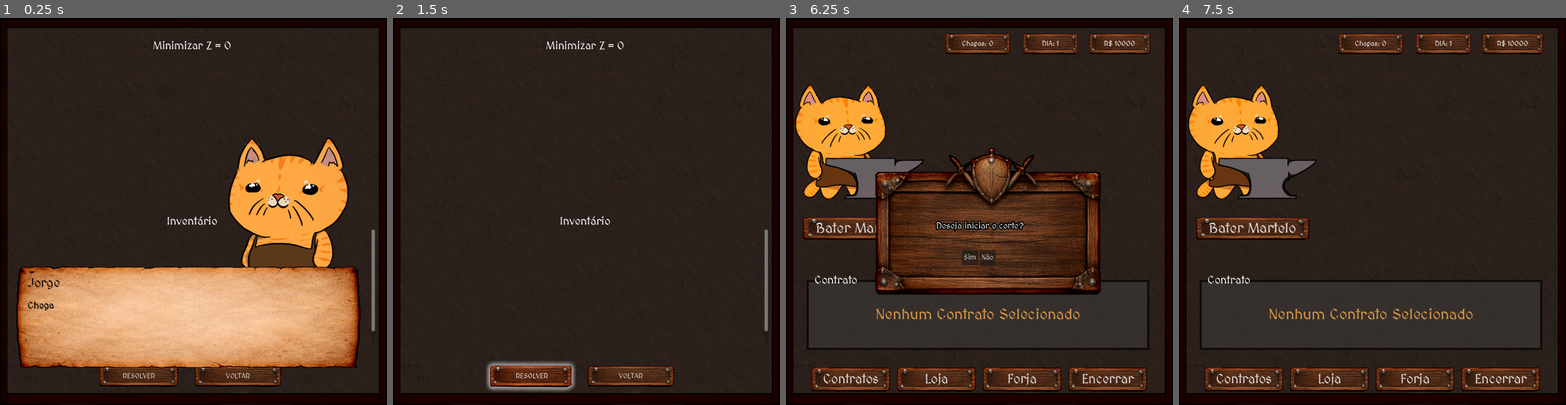
Above: before the commit, frames 1-4 (left to right).
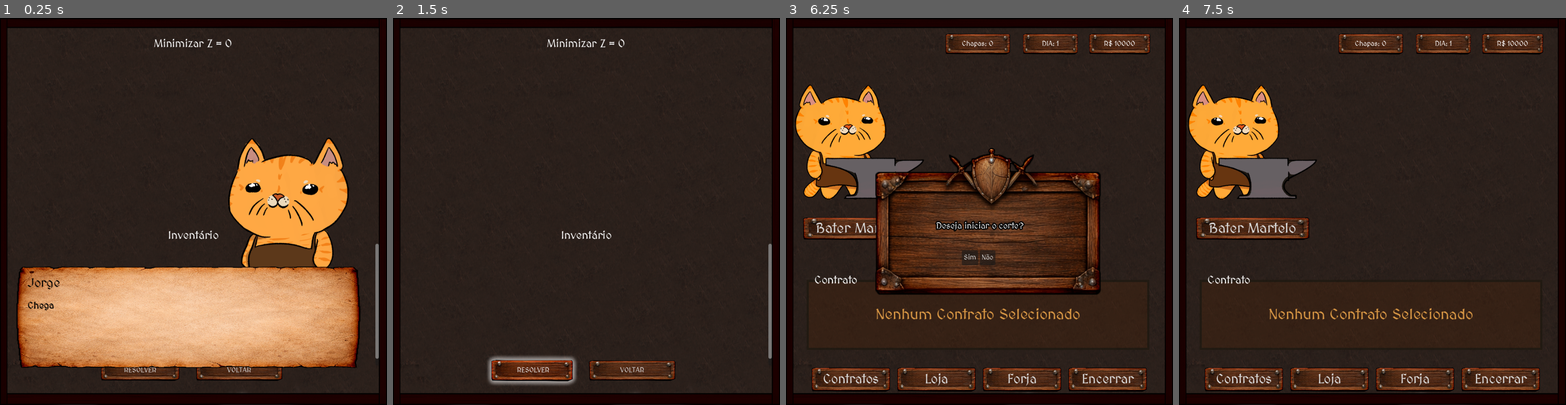
Above: after the commit, the same moments.

Repository: VitaumOS/Jogo_IC-Godot
Game: Godot game, scene res://scene/ModelagemMatematica.tscn
The game is run twice, just before and just after one commit, with the same random seed, the same clock (stepped at 60 frames per second) and the same inputs. This scene is started directly instead of the project's main scene.
Inputs (mouse positions are in pixels of both pictures, inside the frame that each line leads up to):
- Up to frame 1 (0.25 s): no input
- Up to frame 2 (1.5 s): tap Enter (ui_accept) at 0.5, 0.77 s; move the mouse to (671, 192) at 0.52 s; click (671, 192) at 0.67 s; click "RESOLVER" at 1.25 s
- Up to frame 3 (6.25 s): click "VOLTAR" at 2 s; tap Enter (ui_accept) at 2.75, 3.02, 3.5, 4.25, 4.52, 5, 5.27, 6.02 s; move the mouse to (902, 230) at 2.77 s; click (902, 230) at 2.92 s; move the mouse to (1018, 126) at 3.52 s; click (1018, 126) at 3.67 s; move the mouse to (960, 288) at 4.27 s; click (960, 288) at 4.42 s; move the mouse to (1095, 269) at 5.02 s; click (1095, 269) at 5.17 s; tap O at 5.75 s; move the mouse to (863, 153) at 5.77 s; click (863, 153) at 5.92 s
- Up to frame 4 (7.5 s): click "Sim" at 6.5 s; click "OK" at 7.25 s

The runs differ from the first frame. In frame 1, 2.4% of the frame differs, in the area x 25-98%, y 5-96%; in frame 2, 3.8%, in the area x 24-98%, y 5-97%; in frame 3, less than 0.1%; in frame 4, less than 0.1%.

Commit message:
Atualizações de UI e arrumando pontos de foco

Diff:
--- a/data_json/dialogos.json
+++ b/data_json/dialogos.json
@@ -67,7 +67,7 @@
       "retrato": "res://Sprite/gatinhos/NekoJorge.png",
       "texto": "Quando quiser escolher um contrato, clique no botão 'aceitar contrato' para ele ser enviado a sua ferraria!",
       "coordenada": [450, 330],
-      "foco_pos": [450, 250],
+      "foco_pos": [450, 270],
       "foco_tamanho": [800, 80]
     }
   ],
@@ -239,8 +239,8 @@
       "texto": "Isso que você tá vendo aqui é uma modelagem matemática pro problema do corte. ",
       "retrato": "res://Sprite/gatinhos/Ferreiro.png",
       "coordenada": [450, 300],
-      "foco_pos": [300, 50],
-      "foco_tamanho": [500, 300]
+      "foco_pos": [450, 80],
+      "foco_tamanho": [500, 250]
     },
 
     {
@@ -248,17 +248,17 @@
       "texto": "A parte de cima te fala que queremos o menor valor possível de cortes.",
       "retrato": "res://Sprite/gatinhos/Ferreiro.png",
       "coordenada": [450, 300],
-      "foco_pos": [300, 50],
-      "foco_tamanho": [500, 300]
-    },
-
-		{
-      "nome": "Mestre Gato",
-      "texto": "A parte debaixo te fala as restrições do problem, até porque se quisessemos o mínimo mesmo, era só colocar 0 para todos os cortes (risada)",
+      "foco_pos": [450, 80],
+      "foco_tamanho": [500, 250]
+    },
+
+		{
+      "nome": "Mestre Gato",
+      "texto": "A parte debaixo te fala as restrições do problema, até porque se quisessemos o mínimo mesmo, era só colocar 0 para todos os cortes (risada)",
       "retrato": "res://Sprite/gatinhos/Ferreiro.png",
       "coordenada": [450, 300],
-      "foco_pos": [300, 50],
-      "foco_tamanho": [500, 300]
+      "foco_pos": [450, 80],
+      "foco_tamanho": [500, 250]
     },
 
 		{
@@ -289,5 +289,24 @@
       "texto": "Finalmente tá mais tranquilo de resolver os contratos! Eles ficam mais complexos, mas esse algoritmo resolve tudo!",
       "retrato": "res://Sprite/gatinhos/NekoJorge.png"
     }
+  ],
+
+
+  "dia_final":[
+    {
+			"nome": "Mestre Gato",
+			"texto": "Jorge! Voltei da minha jornada pelos reinos distantes. Como estão os negócios?",
+			"retrato": "res://Sprite/gatinhos/Ferreiro.png"
+		},
+		{
+			"nome": "Jorge",
+			"texto": "Miau! Mestre! Foi uma semana intensa... usei matemática pesada e cortes precisos para manter tudo em ordem!",
+			"retrato": "res://Sprite/gatinhos/NekoJorge.png"
+		},
+		{
+			"nome": "Mestre Gato",
+			"texto": "Estou impressionado. Vejo que o saldo está positivo e os contratos foram cumpridos. Você provou ser um verdadeiro mestre da otimização!",
+			"retrato": "res://Sprite/gatinhos/Ferreiro.png"
+		}
   ]
 }
--- a/data_json/padroes.json
+++ b/data_json/padroes.json
@@ -31,12 +31,11 @@
 
     { "dia": 5, "nome": "Linha de Lanças Real", "composicao": [0, 0, 0, 0, 0, 2], "preco": 350 },
     { "dia": 5, "nome": "Mix de Linha de Frente", "composicao": [2, 1, 1, 1, 1, 0], "preco": 400 },
-    { "dia": 5, "nome": "Engenharia Suprema", "composicao": [1, 0, 1, 1, 1, 1], "preco": 450 },
-    { "dia": 5, "nome": "Otimização de Lanças G", "composicao": [1, 1, 1, 0, 0, 2], "preco": 420 },
-    { "dia": 5, "nome": "Arsenal de Arcos Otimizado", "composicao": [3, 0, 0, 1, 2, 0], "preco": 380 },
+    { "dia": 5, "nome": "Engenharia Suprema", "composicao": [1, 0, 1, 1, 0, 1], "preco": 450 },
+    { "dia": 5, "nome": "Otimização de Lanças G", "composicao": [1, 1, 1, 0, 0, 1], "preco": 420 },
+    { "dia": 5, "nome": "Arsenal de Arcos Otimizado", "composicao": [1, 0, 0, 1, 2, 0], "preco": 380 },
     { "dia": 5, "nome": "Par de Lanças Puro", "composicao": [0, 0, 0, 0, 0, 2], "preco": 300 },
     { "dia": 5, "nome": "Forja Rápida de Elite", "composicao": [0, 1, 2, 1, 1, 0], "preco": 370 },
-    { "dia": 5, "nome": "Super Lote de Adagas", "composicao": [9, 0, 0, 0, 0, 0], "preco": 200 },
 
     { "dia": 6, "nome": "Padrão de Emergência Ineficiente", "composicao": [1, 0, 0, 0, 1, 0], "preco": 100 }
   ]
--- a/pulp_solution.json
+++ b/pulp_solution.json
@@ -1,8 +1,10 @@
 {
     "status": "Optimal",
-    "chapas_usadas": 2,
+    "chapas_usadas": 6,
     "plano_corte": {
-        "Padrao_2": 1,
-        "Padrao_3": 1
+        "Padrao_1": 1,
+        "Padrao_2": 2,
+        "Padrao_4": 1,
+        "Padrao_5": 2
     }
 }
--- a/resolve_modelagem.json
+++ b/resolve_modelagem.json
@@ -1 +1 @@
-{"status": "Optimal", "solucao": [8, 1, 0, 0, 0, 0, 0, 0, 0, 3]}
+{"status": "Optimal", "solucao": [0, 1, 1, 1, 1, 0, 2, 1, 2, 0, 1, 1, 0, 0]}
--- a/scene/Cena_1.tscn
+++ b/scene/Cena_1.tscn
@@ -60,12 +60,11 @@
 offset_bottom = 396.0
 
 [node name="ScrollContainer" type="ScrollContainer" parent="UI/Controle_Corpo" unique_id=223529208]
-custom_minimum_size = Vector2(538, 500.06)
-custom_maximum_size = Vector2(538, 500.06)
+custom_maximum_size = Vector2(787.295, 500.06)
 layout_mode = 0
 offset_left = 262.0
 offset_top = 1.0
-offset_right = 812.0
+offset_right = 800.0
 offset_bottom = 501.06
 
 [node name="PadraoCorteSalvo" type="HBoxContainer" parent="UI/Controle_Corpo/ScrollContainer" unique_id=1545570322]
--- a/scene/Cena_Loja.tscn
+++ b/scene/Cena_Loja.tscn
@@ -27,15 +27,15 @@
 
 [node name="LabelFeedback" type="Label" parent="UI" unique_id=1725209788]
 layout_mode = 0
-offset_left = 312.0
-offset_top = 768.0
-offset_right = 548.0
-offset_bottom = 807.0
+offset_left = 1.0
+offset_top = 716.0
+offset_right = 900.0
+offset_bottom = 740.0
 horizontal_alignment = 1
 
 [node name="ScrollContainer" type="ScrollContainer" parent="UI" unique_id=1154573931]
 layout_mode = 1
-offset_left = 75.0
+offset_left = 61.0
 offset_top = 95.0
 offset_right = 845.0
 offset_bottom = 708.0
@@ -57,10 +57,10 @@
 anchor_top = 0.5
 anchor_right = 0.5
 anchor_bottom = 0.5
-offset_left = 314.0
-offset_top = 721.0
-offset_right = 550.0
-offset_bottom = 782.0
+offset_left = 324.0
+offset_top = 742.0
+offset_right = 560.0
+offset_bottom = 803.0
 grow_horizontal = 2
 grow_vertical = 2
 theme_override_styles/normal = ExtResource("3_mypxv")
--- a/scene/ModelagemMatematica.tscn
+++ b/scene/ModelagemMatematica.tscn
@@ -3,6 +3,7 @@
 [ext_resource type="Script" uid="uid://c02wodmxxy1a7" path="res://script/ModelagemMatematica.gd" id="1_k2b62"]
 [ext_resource type="Texture2D" uid="uid://cx1kycxphclcy" path="res://images/background.png" id="2_dxiy0"]
 [ext_resource type="StyleBox" uid="uid://dki2hhovuf137" path="res://modelos/modelo_botao1.tres" id="3_iqu4r"]
+[ext_resource type="PackedScene" uid="uid://ceqrctdai7pi2" path="res://scene/aux_scene/restricao.tscn" id="3_ojco2"]
 [ext_resource type="StyleBox" uid="uid://dc0o6didq7a0q" path="res://modelos/modelo_botao_brilha.tres" id="4_0v088"]
 [ext_resource type="PackedScene" uid="uid://dnci0t7lpn3u5" path="res://scene/aux_scene/SistemaDialogo.tscn" id="5_0v088"]
 
@@ -20,25 +21,27 @@
 
 [node name="MainMargin" type="Control" parent="." unique_id=697386958]
 anchors_preset = 0
-offset_left = 11.0
-offset_top = 11.0
-offset_right = 888.0
+offset_left = 14.0
+offset_top = 9.0
+offset_right = 883.0
 offset_bottom = 873.0
 
 [node name="LayoutPrincipal" type="VBoxContainer" parent="MainMargin" unique_id=1744733661]
 layout_mode = 0
-offset_left = 11.0
-offset_top = 13.0
-offset_right = 861.0
-offset_bottom = 847.0
+offset_left = 4.0
+offset_top = 14.0
+offset_right = 867.0
+offset_bottom = 863.0
 
 [node name="PainelEsquerdo" type="VBoxContainer" parent="MainMargin/LayoutPrincipal" unique_id=15311472]
 layout_mode = 2
+theme_override_constants/separation = -4
 
 [node name="PainelFuncao" type="HBoxContainer" parent="MainMargin/LayoutPrincipal/PainelEsquerdo" unique_id=347437643]
-custom_minimum_size = Vector2(0, 83.68)
+custom_minimum_size = Vector2(0, 76)
+custom_maximum_size = Vector2(-1, 76)
 layout_mode = 2
-theme_override_constants/separation = 7
+theme_override_constants/separation = 9
 alignment = 1
 
 [node name="FuncaoObjetivo" type="Label" parent="MainMargin/LayoutPrincipal/PainelEsquerdo/PainelFuncao" unique_id=587102331]
@@ -49,13 +52,18 @@
 vertical_alignment = 1
 
 [node name="ContainerRestricoes" type="VBoxContainer" parent="MainMargin/LayoutPrincipal/PainelEsquerdo" unique_id=866054742]
-custom_minimum_size = Vector2(850, 341.255)
+custom_minimum_size = Vector2(850, 392)
+custom_maximum_size = Vector2(-1, 392)
 layout_mode = 2
-theme_override_constants/separation = -13
+theme_override_constants/separation = -25
+
+[node name="Restricao" parent="MainMargin/LayoutPrincipal/PainelEsquerdo/ContainerRestricoes" unique_id=1322664123 instance=ExtResource("3_ojco2")]
+visible = false
+layout_mode = 2
 
 [node name="PainelDireito" type="VBoxContainer" parent="MainMargin/LayoutPrincipal" unique_id=1305794751]
-custom_minimum_size = Vector2(0, 300)
-custom_maximum_size = Vector2(-1, 300)
+custom_minimum_size = Vector2(0, 340)
+custom_maximum_size = Vector2(-1, 317)
 layout_mode = 2
 
 [node name="TituloInventario" type="Label" parent="MainMargin/LayoutPrincipal/PainelDireito" unique_id=1285108412]
@@ -65,18 +73,17 @@
 horizontal_alignment = 1
 
 [node name="ScrollPadroes" type="ScrollContainer" parent="MainMargin/LayoutPrincipal/PainelDireito" unique_id=286250799]
-custom_minimum_size = Vector2(300, 300)
+custom_minimum_size = Vector2(300, 315.79)
 layout_mode = 2
 
 [node name="ContainerPadroesSelecao" type="VBoxContainer" parent="MainMargin/LayoutPrincipal/PainelDireito/ScrollPadroes" unique_id=735313933]
-custom_minimum_size = Vector2(800, 300)
-layout_mode = 2
-
-[node name="Spacer" type="Control" parent="MainMargin/LayoutPrincipal" unique_id=1002267743]
-custom_minimum_size = Vector2(0, 57.635)
+custom_minimum_size = Vector2(840, 300)
+custom_maximum_size = Vector2(840, -1)
 layout_mode = 2
 
 [node name="Botoes" type="HBoxContainer" parent="MainMargin/LayoutPrincipal" unique_id=1170674162]
+custom_minimum_size = Vector2(0, 16)
+custom_maximum_size = Vector2(-1, 16)
 layout_mode = 2
 alignment = 1
 
@@ -106,8 +113,8 @@
 
 [node name="ResultadoCortesLabel" type="Label" parent="." unique_id=959085558]
 layout_mode = 0
-offset_left = 615.0
-offset_top = 506.0
+offset_left = 648.0
+offset_top = 572.0
 offset_right = 877.0
 offset_bottom = 792.0
 horizontal_alignment = 1
--- a/scene/TreinoModelagem.tscn
+++ b/scene/TreinoModelagem.tscn
@@ -55,13 +55,15 @@
 visible = false
 layout_mode = 2
 
-[node name="ScrollRestricoes" type="ScrollContainer" parent="MainMargin/LayoutPrincipal/PainelEsquerdo" unique_id=1281827232]
+[node name="ScrollRestricoes" type="Control" parent="MainMargin/LayoutPrincipal/PainelEsquerdo" unique_id=2073009810]
 custom_minimum_size = Vector2(850, 312.62)
 layout_mode = 2
 
 [node name="ContainerRestricoes" type="VBoxContainer" parent="MainMargin/LayoutPrincipal/PainelEsquerdo/ScrollRestricoes" unique_id=1681862503]
 custom_minimum_size = Vector2(850, 249.61)
-layout_mode = 2
+layout_mode = 0
+offset_right = 850.0
+offset_bottom = 249.61
 theme_override_constants/separation = 9
 
 [node name="Restricao" parent="MainMargin/LayoutPrincipal/PainelEsquerdo/ScrollRestricoes/ContainerRestricoes" unique_id=1322664123 instance=ExtResource("3_jntv4")]
--- a/scene/aux_scene/contrato_visualizacao.tscn
+++ b/scene/aux_scene/contrato_visualizacao.tscn
@@ -3,12 +3,12 @@
 [ext_resource type="Script" uid="uid://c2y50kcdi0qys" path="res://script/contrato_visualizacao.gd" id="1_48txe"]
 
 [sub_resource type="StyleBoxFlat" id="StyleBoxFlat_48txe"]
-bg_color = Color(0.2665752, 0.26657522, 0.26657507, 0.6862745)
+bg_color = Color(0.30748522, 0.1428257, 0.03876, 0.48800004)
 border_width_left = 5
 border_width_top = 5
 border_width_right = 5
 border_width_bottom = 5
-border_color = Color(0, 0, 0, 1)
+border_color = Color(0.11058112, 0.08933445, 0.05259882, 1)
 
 [node name="Contrato_visualizacao" type="Node2D" unique_id=1164244224]
 script = ExtResource("1_48txe")
@@ -31,9 +31,9 @@
 
 [node name="VBoxContainer" type="VBoxContainer" parent="." unique_id=185369305]
 offset_left = 61.0
-offset_top = 79.0
+offset_top = 62.0
 offset_right = 825.0
-offset_bottom = 207.0
+offset_bottom = 227.0
 alignment = 2
 
 [node name="ContainerChapa" type="HFlowContainer" parent="VBoxContainer" unique_id=360629877]
--- a/scene/aux_scene/miniatura_modelo_chapa.tscn
+++ b/scene/aux_scene/miniatura_modelo_chapa.tscn
@@ -14,17 +14,17 @@
 offset_bottom = -10.9
 
 [node name="Sprite" type="Sprite2D" parent="." unique_id=1691938254]
-position = Vector2(13, 40)
-scale = Vector2(0.21387832, 0.18421052)
+position = Vector2(16.5625, 43.5)
+scale = Vector2(0.18678707, 0.16578947)
 texture = ExtResource("1_fw3ul")
 
 [node name="Numero" type="Label" parent="." unique_id=372807820]
 layout_mode = 1
 anchors_preset = -1
-offset_left = 4.0
-offset_top = 43.0
-offset_right = 44.0
-offset_bottom = 67.0
+offset_left = 7.0
+offset_top = 48.0
+offset_right = 47.0
+offset_bottom = 72.0
 theme_override_font_sizes/font_size = 18
 text = "N"
 horizontal_alignment = 1
--- a/scene/aux_scene/restricao.tscn
+++ b/scene/aux_scene/restricao.tscn
@@ -5,29 +5,28 @@
 [ext_resource type="Texture2D" uid="uid://b210afj78xvug" path="res://images/maior_ou_igual.png" id="2_xblx3"]
 
 [node name="Restricao" type="HBoxContainer" unique_id=1322664123]
-custom_minimum_size = Vector2(32.78, 20.99)
-offset_left = 9.0
-offset_top = 5.0
-offset_right = 481.0
-offset_bottom = 91.0
+custom_minimum_size = Vector2(900, 85)
+custom_maximum_size = Vector2(900, 85)
+offset_right = 900.0
+offset_bottom = 85.0
+theme_override_constants/separation = 4
 alignment = 1
 
 [node name="Control" type="Control" parent="." unique_id=1480718807]
 layout_mode = 2
 
 [node name="Peca" type="TextureRect" parent="Control" unique_id=1480584354]
-custom_minimum_size = Vector2(60, 60)
 layout_mode = 1
 anchors_preset = -1
 anchor_top = 0.397
 anchor_bottom = 0.5
-offset_left = -41.0
-offset_top = -20.715
-offset_right = 28.320473
-offset_bottom = 31.069275
+offset_left = -58.134247
+offset_top = 3.1140556
+offset_right = 12.177734
+offset_bottom = 32.672745
 rotation = -0.2617994
 texture = ExtResource("1_y6s4v")
-expand_mode = 1
+expand_mode = 2
 
 [node name="spacer" type="Control" parent="." unique_id=211413365]
 custom_minimum_size = Vector2(26.52, 0)
@@ -35,7 +34,7 @@
 
 [node name="Label" type="Label" parent="." unique_id=1890195571]
 layout_mode = 2
-theme_override_font_sizes/font_size = 26
+theme_override_font_sizes/font_size = 20
 text = ":"
 
 [node name="Restricao" type="HBoxContainer" parent="." unique_id=2021102660]
@@ -63,7 +62,7 @@
 [node name="demanda" type="Label" parent="." unique_id=1975933134]
 modulate = Color(1, 0.9063318, 0.58383155, 1)
 layout_mode = 2
-theme_override_font_sizes/font_size = 26
+theme_override_font_sizes/font_size = 20
 text = "22"
 horizontal_alignment = 1
 vertical_alignment = 1
--- a/scene/aux_scene/termo_restricao.tscn
+++ b/scene/aux_scene/termo_restricao.tscn
@@ -7,13 +7,13 @@
 offset_top = 11.0
 offset_right = 32.0
 offset_bottom = 97.0
-theme_override_constants/separation = 13
+theme_override_constants/separation = 6
 alignment = 1
 
 [node name="Qtd" type="Label" parent="." unique_id=215772531]
 custom_minimum_size = Vector2(0, 85.65)
 layout_mode = 2
-theme_override_font_sizes/font_size = 26
+theme_override_font_sizes/font_size = 20
 text = "5"
 horizontal_alignment = 1
 vertical_alignment = 1
--- a/script/Forja_Ritmo.gd
+++ b/script/Forja_Ritmo.gd
@@ -24,15 +24,11 @@
 	total_pecas = lista_nomes.size()
 	_atualiza_contador()
 
-	if total_pecas == 0:
-		get_tree().change_scene_to_file("res://scene/Cena_1.tscn")
-		return
-
 	modo_duas_esteiras = total_pecas > 30
 	_configurar_dificuldade()
 
 	# Duplica o fundo da esteira caso o modo duplo esteja ativo
-	if modo_duas_esteiras and esteira:
+	if modo_duas_esteiras:
 		_duplicar_esteira_fundo()
 
 	_inicializar_esteiras(lista_nomes)
@@ -44,8 +40,9 @@
 func _duplicar_esteira_fundo():
 	var nova_esteira = esteira.duplicate()
 	nova_esteira.position.y += OFFSET_Y_SEGUNDA_ESTEIRA
-	# Adiciona na mesma árvore de nós, logo abaixo da esteira original
-	esteira.get_parent().add_child(nova_esteira)
+	var pai = esteira.get_parent()
+	pai.add_child(nova_esteira)
+	pai.move_child(nova_esteira, esteira.get_index() + 1)
 
 func _inicializar_esteiras(lista_nomes: Array):
 	var arma_posy = $ArmasContainer/PecaRitmo.position
--- a/script/ModelagemMatematica.gd
+++ b/script/ModelagemMatematica.gd
@@ -10,8 +10,6 @@
 @onready var container_restricoes = $MainMargin/LayoutPrincipal/PainelEsquerdo/ContainerRestricoes
 @onready var container_padroes_selecao = $MainMargin/LayoutPrincipal/PainelDireito/ScrollPadroes/ContainerPadroesSelecao
 @onready var resultado_lbl = $ResultadoCortesLabel
-@onready var btn_resolver = $MainMargin/LayoutPrincipal/PainelEsquerdo/Resolver
-@onready var btn_voltar = $MainMargin/LayoutPrincipal/PainelEsquerdo/Voltar
 
 var PYTHON_PATH = ProjectSettings.globalize_path("res://PythonFiles/venv/Scripts/python.exe")
 var PYTHON_SCRIPT = ProjectSettings.globalize_path("res://PythonFiles/resolve_modelagem_pu.py")
@@ -57,7 +55,7 @@
 		_desenhar_sprites_no_visualizador(visualizador, padrao.get("composicao", []))
 
 		btn_toggle.toggled.connect(func(is_pressed):
-			_alternar_padrao_na_modelagem(i, is_pressed, btn_toggle)
+			_alternar_padrao_na_modelagem(i, is_pressed)
 		)
 		container_padroes_selecao.add_child(h_box_item)
 		i=i+1
@@ -76,7 +74,7 @@
 			wrapper.add_child(s)
 			container.add_child(wrapper)
 
-func _alternar_padrao_na_modelagem(idx_padrao: int, is_active: bool, botao: Button) -> void:
+func _alternar_padrao_na_modelagem(idx_padrao: int, is_active: bool) -> void:
 	if is_active:
 		if not padroes_selecionados_indices.has(idx_padrao):
 			padroes_selecionados_indices.append(idx_padrao)
@@ -98,8 +96,6 @@
 	idx_atual += 1
 
 func _gerar_restricoes_demanda() -> void:
-	if not container_restricoes: return
-
 	for child in container_restricoes.get_children():
 		child.queue_free()
 
@@ -167,8 +163,7 @@
 				container_funcao.add_child(lbl_mais)
 			var mini = miniatura.instantiate()
 			container_funcao.add_child(mini)
-			var num_node = mini.find_child("Numero")
-			num_node.text = str(i + 1)
+			mini.find_child("Numero").text = str(i + 1)
 
 func _on_btn_resolver_pressed() -> void:
 	if padroes_selecionados_indices.is_empty(): return
@@ -205,9 +200,8 @@
 				texto_resultado += "Padrão x%d: cortar %d vez(es)\n" % [(j + 1), qtd_cortes]
 
 			texto_resultado += "\nTotal de Chapas Utilizadas: %d" % total_chapas
-			if resultado_lbl:
-				resultado_lbl.text = texto_resultado
-				resultado_lbl.modulate = Color.GREEN
+			resultado_lbl.text = texto_resultado
+			resultado_lbl.modulate = Color.GREEN
 
 
 func _on_btn_voltar_pressed() -> void:
--- a/script/TreinoModelagem.gd
+++ b/script/TreinoModelagem.gd
@@ -200,11 +200,10 @@
 
 func _disparar_dialogo_local(falas: Array):
 	var node_dialogo = get_node_or_null("SistemaDialogo")
-	if node_dialogo and node_dialogo.has_method("iniciar_dialogo"):
-		for fala in falas:
-			fala["retrato"] = "res://Sprite/gatinhos/Ferreiro.png"
-			fala["retrato"] = load(fala["retrato"])
-		node_dialogo.iniciar_dialogo(falas)
+	for fala in falas:
+		fala["retrato"] = "res://Sprite/gatinhos/Ferreiro.png"
+		fala["retrato"] = load(fala["retrato"])
+	node_dialogo.iniciar_dialogo(falas)
 
 func _finalizar_treino():
 	_disparar_dialogo_local([
--- a/script/Vitoria.gd
+++ b/script/Vitoria.gd
@@ -18,33 +18,8 @@
 	create_tween().tween_property(label_transicao, "modulate:a", 0.0, 0.5)
 	await get_tree().create_timer(0.5).timeout
 
-	_dialogo_mestre_gato()
-
-func _dialogo_mestre_gato():
-	var falas = [
-		{
-			"nome": "Mestre Gato",
-			"texto": "Jorge! Voltei da minha jornada pelos reinos distantes. Como estão os negócios?",
-			"retrato": load("res://Sprite/gatinhos/Ferreiro.png")
-		},
-		{
-			"nome": "Jorge",
-			"texto": "Miau! Mestre! Foi uma semana intensa... usei matemática pesada e cortes precisos para manter tudo em ordem!",
-			"retrato": load("res://Sprite/gatinhos/NekoJorge.png")
-		},
-		{
-			"nome": "Mestre Gato",
-			"texto": "Estou impressionado. Vejo que o saldo está positivo e os contratos foram cumpridos. Você provou ser um verdadeiro mestre da otimização!",
-			"retrato": load("res://Sprite/gatinhos/Ferreiro.png")
-		}
-	]
-
-	var sistema = get_tree().root.find_child("SistemaDialogo", true, false)
-	if sistema:
-		sistema.iniciar_dialogo(falas)
-		sistema.dialogo_encerrado.connect(_mostrar_tela_vitoria)
-	else:
-		_mostrar_tela_vitoria()
+	Global._verificar_gatilho_tutorial("dia_final")
+	_mostrar_tela_vitoria()
 
 func _mostrar_tela_vitoria():
 	titulo_vitoria.visible = true
@@ -55,5 +30,4 @@
 	botao_voltar.modulate.a = 0
 	tw.tween_property(botao_voltar, "modulate:a", 1.0, 2.0)
 
-func _on_button_pressed() -> void:
-	get_tree().change_scene_to_file("res://scene/telainicial.tscn")
+func _on_button_pressed(): get_tree().change_scene_to_file("res://scene/Telainicial.tscn")
--- a/script/contrato_visualizacao.gd
+++ b/script/contrato_visualizacao.gd
@@ -7,6 +7,8 @@
 var demanda: Array = []
 var padroes_corte_salvos_valor: Array = []
 var vbox_padroes_lista: Container
+
+const custom_ms = Vector2(70, 70)
 
 func inicializar(p_demanda: Array, p_vbox: Container, p_padroes_valores: Array) -> void:
 	demanda = p_demanda
@@ -33,6 +35,7 @@
 			linha_meta.set_meta("qtd_necessaria", qtd_necessaria)
 
 			var icone = Global._criar_icone_arma(peca_info, i)
+			icone.custom_minimum_size = custom_ms
 
 			var label_progresso = Label.new()
 			label_progresso.name = "TextoProgresso"
@@ -59,7 +62,10 @@
 		label_perda.name = "TextoPerda"
 		label_perda.text = " x0"
 
-		linha_desperdicio.add_child(Global._criar_icone_arma(peca_info, i))
+		var icone = Global._criar_icone_arma(peca_info, i)
+		icone.custom_minimum_size=custom_ms
+
+		linha_desperdicio.add_child(icone)
 		linha_desperdicio.add_child(label_perda)
 		linha_desperdicio.modulate = Color(0.9, 0.2, 0.2, 1.0)
 
